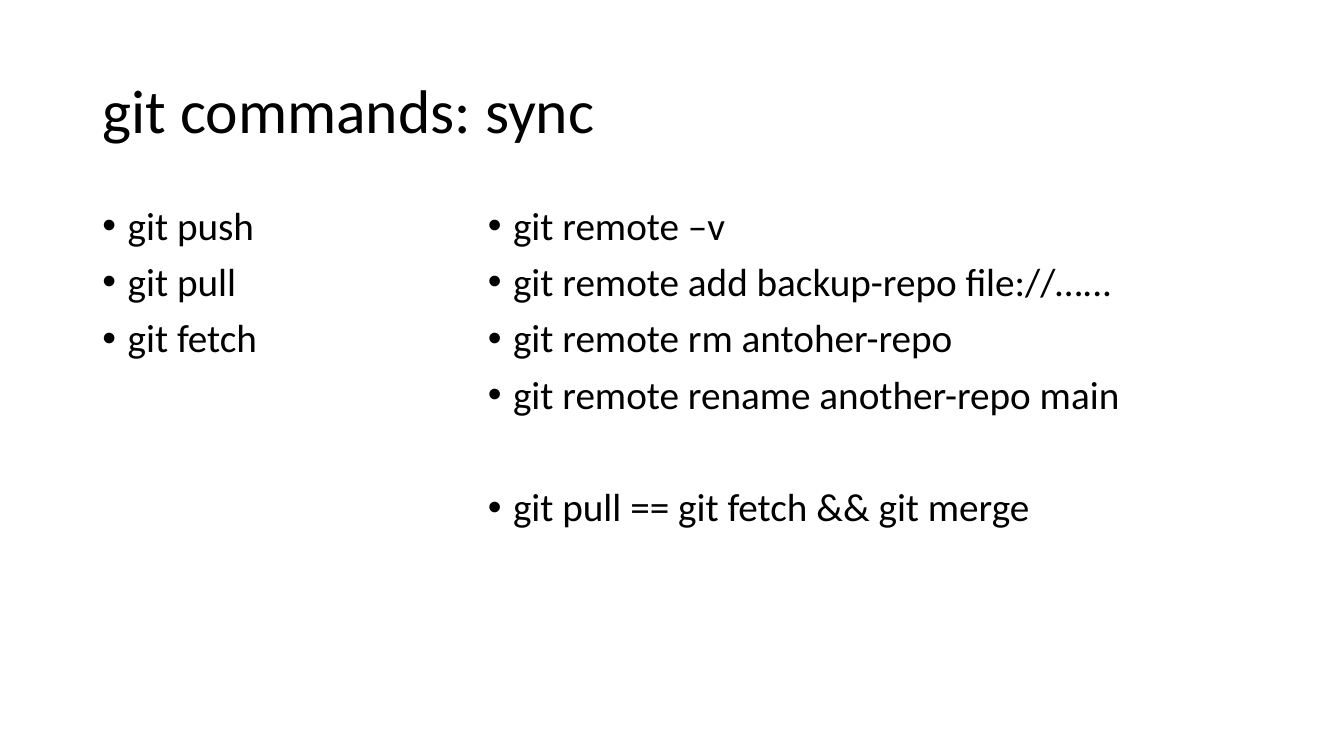
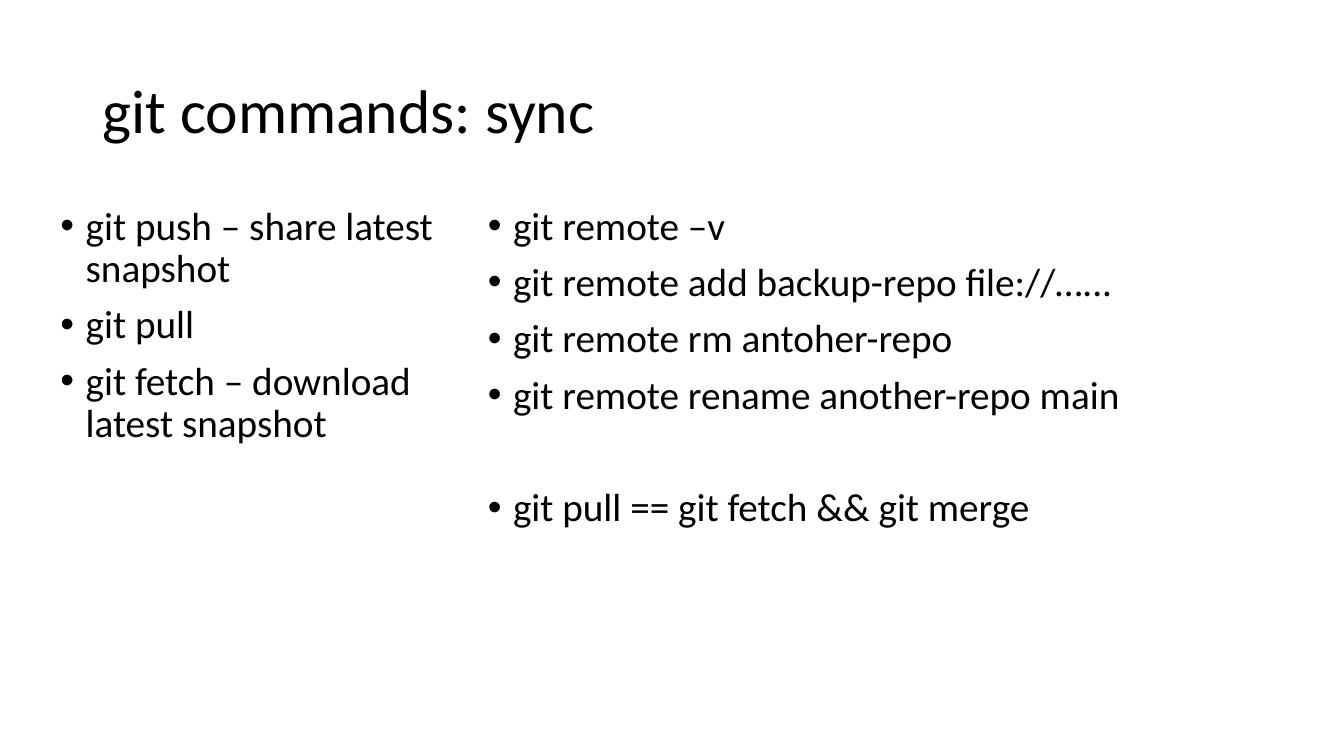
Before and after one commit to CsteerDevops1/lectures_devops2, a slide deck: slide 12 of GIT/git.pptx. Drawn at 1344x756 pixels with LibreOffice and Linux fonts; fonts in the diff are those of the drawing. Boxes give left, top, right and bottom in pixels: in the first picture for what was removed or moved away, otherwise in the second. Text is boxed around its words. In the diff, an @@ line names an element or a change of style, - is before the commit and + after.

```diff
--- a/GIT/git.pptx
+++ b/GIT/git.pptx
@@ text "git push – share latest ...": place and size @@
-text "git push – share latest ..." at box(128, 212, 257, 359)
+text "git push – share latest ..." at box(86, 212, 433, 444)
@@ text at box(86, 212, 433, 289): text changed @@
-• git push
+• git push – share latest snapshot
@@ text at box(86, 367, 411, 444): text changed @@
-• git fetch
+• git fetch – download latest snapshot
```
Also in this commit, not shown: 4 other slides changed, 5 other files.
